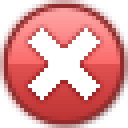
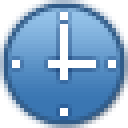
Two versions of the same layered image (128x128). Layer-by-layer changes:
added group "blue 2" with 2 layers in group "28" over [8, 8, 120, 120]
added layer "time" in group "blue 2" over [12, 12, 116, 116]
added layer "blue" (1st of 5, in "28" › "blue 2") in group "blue 2" over [8, 8, 120, 120]
hid group "red" (1st of 2, in "28") (2 layers) over [8, 8, 120, 120]
